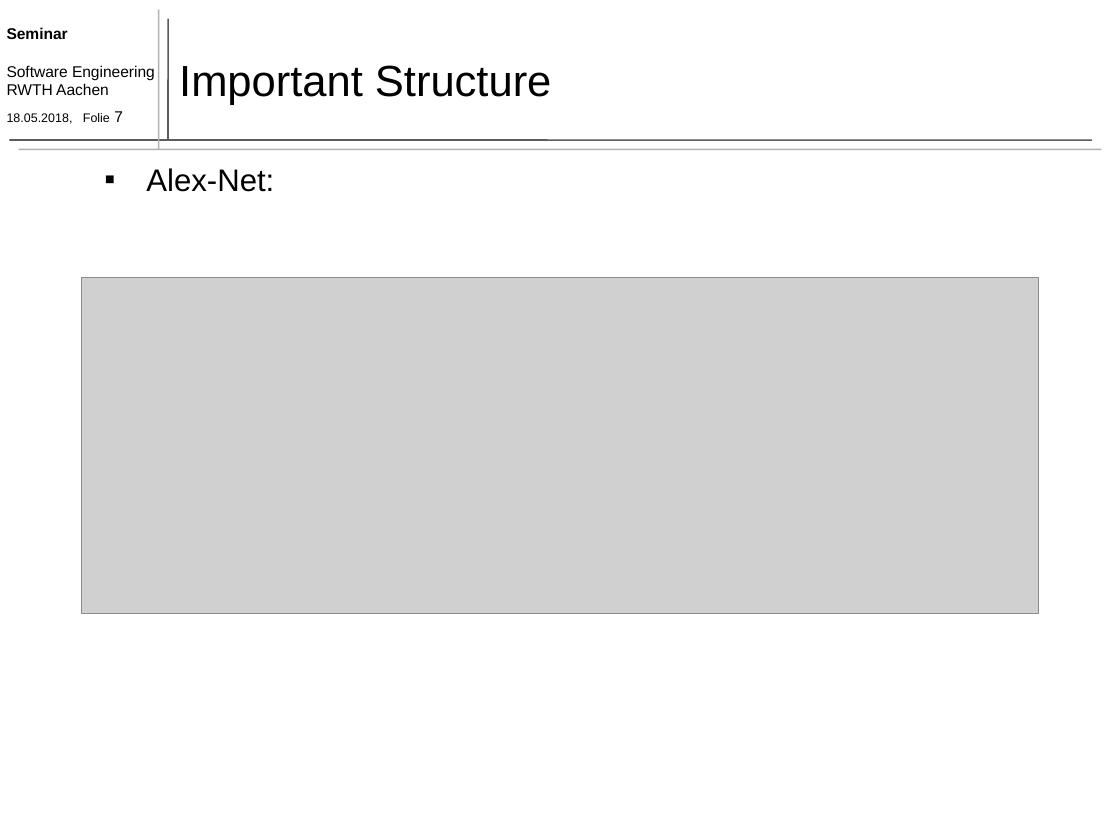
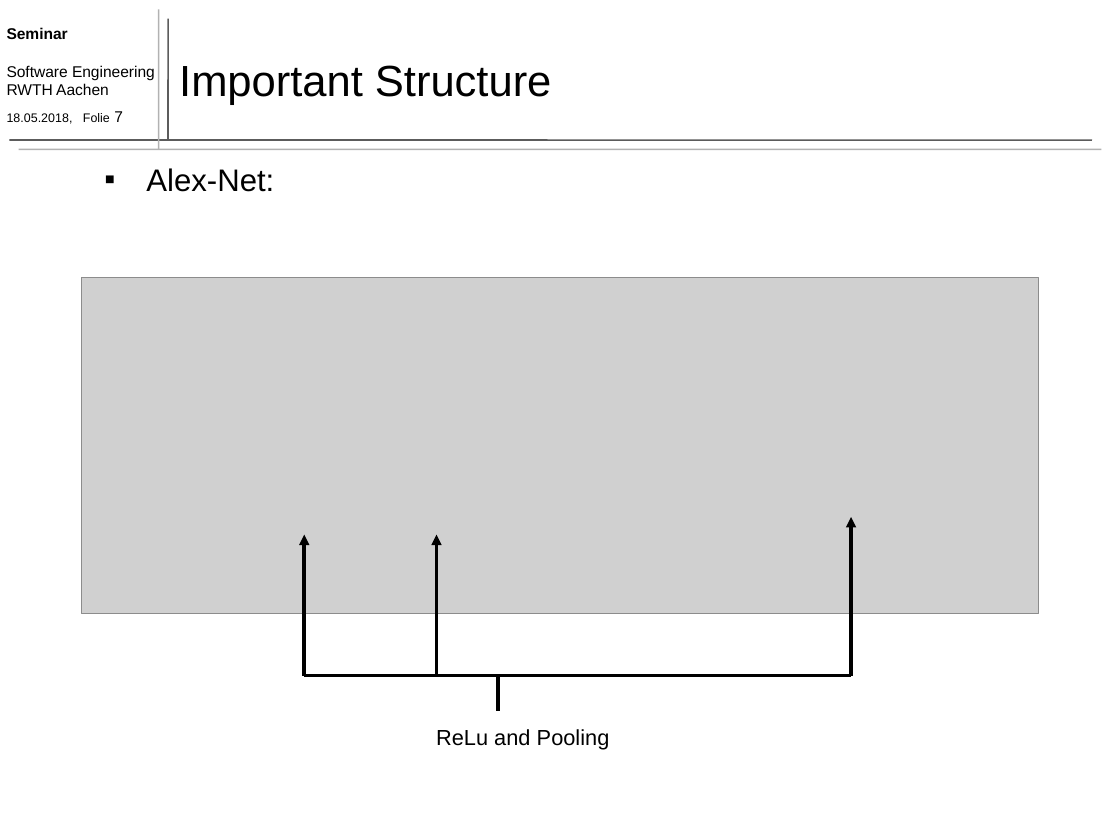
Before and after one commit to TimoBergerbusch/DeepLearningFuerAutonomesFahren, a slide deck: slide 7 of präsentation 11.06/präsentation - 11.06 - less Animation.pptx. Drawn at 1120x840 pixels with LibreOffice and Linux fonts; fonts in the diff are those of the drawing; grey boxes stand for pictures. Boxes give left, top, right and bottom in pixels: in the first picture for what was removed or moved away, otherwise in the second. Text is boxed around its words. In the diff, an @@ line names an element or a change of style, - is before the commit and + after.

Commit message:
AlexNet add

```diff
--- a/präsentation 11.06/präsentation - 11.06 - less Animation.pptx
+++ b/präsentation 11.06/präsentation - 11.06 - less Animation.pptx
@@ arrow added from (305, 675) to (305, 534), #000000 2.25 pt @@
@@ arrow added from (437, 675) to (437, 534), #000000 2.25 pt @@
@@ arrow added from (851, 675) to (851, 517), #000000 2.25 pt @@
@@ line added from (305, 675) to (851, 675), #000000 2.25 pt @@
@@ line added from (498, 675) to (498, 711), #000000 2.25 pt @@
@@ text added at [436, 729, 610, 749], 14 pt, text #000000 @@
+ReLu and Pooling
```
